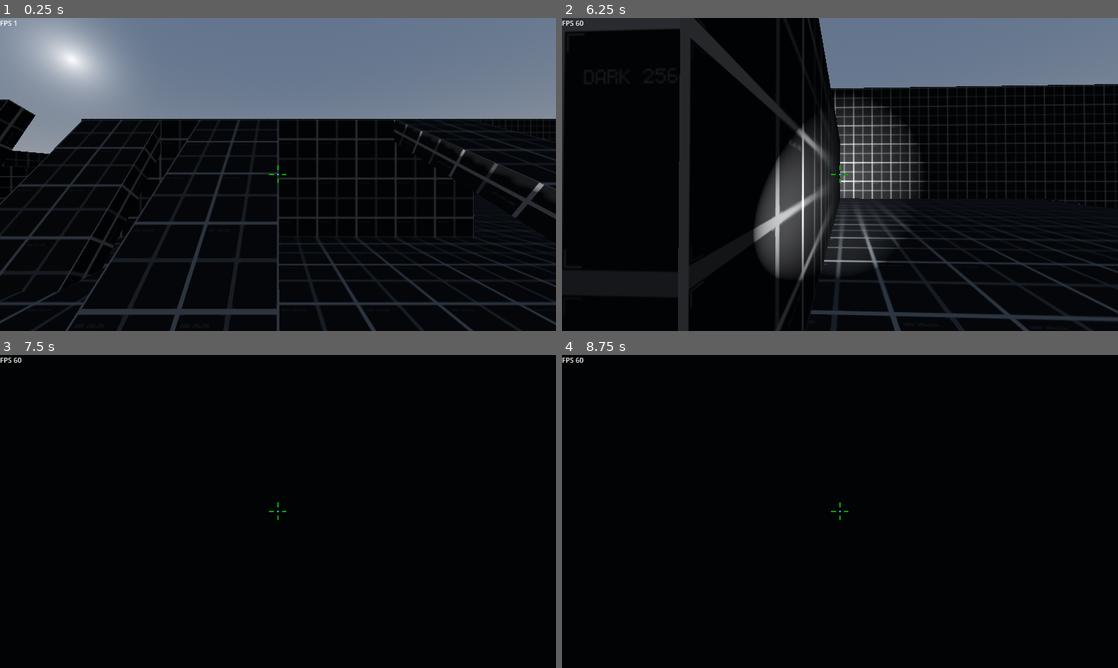
Above: before the commit, frames 1-4 (two rows, left to right).
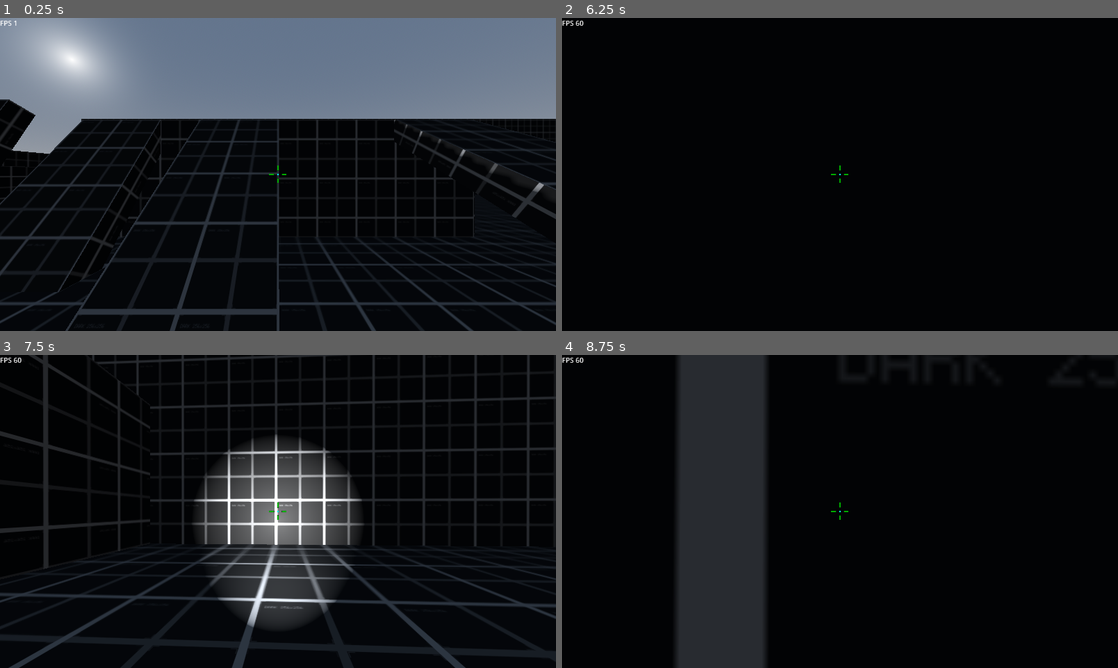
Above: after the commit, the same moments.

Repository: rbarongr/GodotFirstPersonController
Game: Godot game, scene res://Scenes/sandbox.tscn
The game is run twice, just before and just after one commit, with the same random seed, the same clock (stepped at 60 frames per second) and the same inputs.
Inputs (mouse positions are in pixels of both pictures, inside the frame that each line leads up to):
- Up to frame 1 (0.25 s): no input
- Up to frame 2 (6.25 s): tap Enter at 0.5, 5.75 s; move the mouse to (867, 174) at 0.52 s; hold Ctrl (move_crouch) 0.53-1.28 s; hold W (move_forward) 0.53-5.78 s; tap Space (jump_default) at 0.77, 1.52, 2.75, 3.02, 3.77, 4.52, 6.02 s; tap Shift (move_walk) at 0.8, 1.35, 3.8 s; move the mouse to (812, 174) at 1.27 s; tap Ctrl (move_crouch) at 1.55, 3.05, 4.35, 6.05 s; move the mouse to (851, 168) at 2.02 s; hold Shift (move_walk) 2.03-2.78 s; tap F (flashlight_toggle) at 2.1 s; move the mouse to (834, 180) at 2.77 s; tap Mouse wheel down (mouse_wheel_down) at 2.85 s; move the mouse to (878, 177) at 3.52 s; hold Mouse wheel up (mouse_wheel_up) 3.53-4.28 s; move the mouse to (795, 171) at 4.27 s; move the mouse to (845, 174) at 5.02 s; hold Shift (move_walk) 5.03-5.78 s; move the mouse to (817, 168) at 5.77 s; hold D (move_right) from 5.78 s (still down); tap Caps Lock (swim_fly_toggle) at 5.85 s
- Up to frame 3 (7.5 s): move the mouse to (305, 511) at 6.52 s; release D (move_right) at 6.53 s; hold Ctrl (move_crouch) 6.53-7.28 s; hold W (move_forward) from 6.53 s (still down); tap Space (jump_default) at 6.77 s; tap Shift (move_walk) at 6.8, 7.35 s; move the mouse to (250, 511) at 7.27 s
- Up to frame 4 (8.75 s): keep holding W (move_forward); tap Space (jump_default) at 7.52 s; tap Ctrl (move_crouch) at 7.55 s; move the mouse to (851, 505) at 8.02 s; hold Shift (move_walk) from 8.03 s (still down); tap F (flashlight_toggle) at 8.1 s

The runs differ from the first frame. In frame 2, 31% of the frame differs, in the area x 0-100%, y 0-100%; in frame 3, 24%; in frame 4, 16%.

Commit message:
reimplementing swimming up and down

Diff:
--- a/Player/player.gd
+++ b/Player/player.gd
@@ -15,7 +15,8 @@
 @export_range(0, 10, 1) var height_default: float = 1.5
 @export_range(0, 10, 1) var height_crouched: float = 0.5
 
-@export_range(10, 400, 1) var acceleration: float = 400 #10000 # m/s^2
+@export_range(10, 400, 1) var acceleration_land: float = 400 #10000 # m/s^2
+@export_range(10, 400, 1) var acceleration_water: float = 200
 @export_range(0.01, 10, 1) var water_drag: float = 1 # the deceleration when the player jumps into water
 
 @export_range(0.1, 3.0, 0.1) var jump_height_default: float = 2 # m
@@ -56,6 +57,7 @@
 enum JumpStates {
 	NO,      # not jumping
 	DEFAULT, # slow upjump
+	DOWN,    # slow downjump (swimming only)
 	HIGH,    # fast upjump
 	HOLD     # stopping your falling, holding you in the air at current height
 }
@@ -98,12 +100,18 @@
 		else:
 			speed_state_current = SpeedStates.RUN
 	if Input.is_action_pressed("move_crouch"):
-		speed_state_current = SpeedStates.CROUCH
+		if movement_state_current == MovementStates.SWIM:
+			jump_state_current = JumpStates.DOWN
+		else:
+			speed_state_current = SpeedStates.CROUCH
 	if Input.is_action_just_released("move_crouch"):
-		if Input.is_action_pressed("move_walk"):
-			speed_state_current = SpeedStates.WALK
-		else:
-			speed_state_current = SpeedStates.RUN
+		if movement_state_current == MovementStates.SWIM:
+			jump_state_current = JumpStates.NO
+		else:
+			if Input.is_action_pressed("move_walk"):
+				speed_state_current = SpeedStates.WALK
+			else:
+				speed_state_current = SpeedStates.RUN
 
 	if Input.is_action_just_pressed("jump_default"):
 		if movement_state_current == MovementStates.LAND:
@@ -161,7 +169,7 @@
 	if movement_state_current == MovementStates.LAND:
 		var _forward: Vector3 = camera_fp.transform.basis * Vector3(move_dir.x, 0, move_dir.y)
 		var walk_dir: Vector3 = Vector3(_forward.x, 0, _forward.z).normalized()
-		walk_vel = walk_vel.move_toward(walk_dir * speed * move_dir.length(), acceleration * delta)
+		walk_vel = walk_vel.move_toward(walk_dir * speed * move_dir.length(), acceleration_land * delta)
 
 	elif movement_state_current == MovementStates.LADDER_LAND_ATTACHED:
 		movement_state_current = MovementStates.LADDER_LAND
@@ -186,7 +194,7 @@
 
 		var _forward: Vector3 = camera_fp.transform.basis * Vector3(move_dir.x, 0, move_dir.y)
 		var walk_dir: Vector3 = Vector3(_forward.x, _forward.y, _forward.z).normalized()
-		walk_vel = walk_vel.move_toward(walk_dir * speed * move_dir.length(), acceleration * delta)
+		walk_vel = walk_vel.move_toward(walk_dir * speed * move_dir.length(), acceleration_water * delta)
 
 	elif movement_state_current == MovementStates.FLY:
 		pass
@@ -208,7 +216,7 @@
 func player_walk_ladder(delta: float) -> Vector3:
 	var _forward: Vector3 = camera_fp.transform.basis * Vector3(move_dir.x, 0, 0)
 	var walk_dir: Vector3 = Vector3(_forward.x, -1 * move_dir.y, _forward.z).normalized()
-	return walk_vel.move_toward(walk_dir * speed * move_dir.length(), acceleration * delta)
+	return walk_vel.move_toward(walk_dir * speed * move_dir.length(), acceleration_land * delta)
 
 func _gravity(delta: float) -> Vector3:
 	if movement_state_current == MovementStates.LAND:
@@ -230,8 +238,6 @@
 	elif movement_state_current == MovementStates.FLY:
 		pass
 
-	print("# ", grav_vel)
-
 	return grav_vel
 
 func _jump(delta: float) -> Vector3:
@@ -272,7 +278,7 @@
 				# launch the player backwards away from the ladder
 				var _forward: Vector3 = camera_fp.transform.basis * Vector3(0, 1, 0)
 				var walk_dir: Vector3 = Vector3(_forward.x, 0, _forward.z).normalized()
-				jump_vel = walk_vel.move_toward(walk_dir * speed, acceleration * delta)
+				jump_vel = walk_vel.move_toward(walk_dir * speed, acceleration_land * delta)
 
 			elif movement_state_current == MovementStates.LADDER_WATER:
 				movement_state_current = MovementStates.SWIM
@@ -285,35 +291,39 @@
 		#jump_vel = walk_vel.move_toward(walk_dir * swim_vertical_default, acceleration * delta/2)
 
 	elif movement_state_current == MovementStates.SWIM:
-		# dont bounce around on the water surface as in halflife1
+		# dont bounce around on the water surface as in halflife1 ...
 		if jump_state_current == JumpStates.NO:
-			print("nojump")
-			#jump_vel = calc_jump_vel_nojump(delta)
+			jump_vel = calc_jump_vel_nojump(delta)
+
 		elif jump_state_current == JumpStates.DEFAULT:
-			print("jump")
 			if not raycast_down_swim.is_colliding():
 				var walk_dir: Vector3 = Vector3(0, 1, 0).normalized()
-				jump_vel = walk_vel.move_toward(walk_dir * swim_vertical_default, acceleration * delta)
+				jump_vel = jump_vel.move_toward(walk_dir * swim_vertical_default, acceleration_water * delta)
 
 			else:
 				# jump of the water surface
 				jump_vel = calc_jump_vel_default()
 
+		elif jump_state_current == JumpStates.DOWN:
+			var walk_dir: Vector3 = Vector3(0, -1, 0).normalized()
+			jump_vel = jump_vel.move_toward(walk_dir * swim_vertical_default, acceleration_water * delta)
+
 		elif jump_state_current == JumpStates.HIGH:
 			var walk_dir: Vector3 = Vector3(0, 1, 0).normalized()
-			jump_vel = walk_vel.move_toward(walk_dir * swim_vertical_fast, acceleration * delta)
-
+			jump_vel = jump_vel.move_toward(walk_dir * swim_vertical_fast, acceleration_water * delta)
+
+		"""
 		if speed_state_current != SpeedStates.CROUCH and jump_state_current != JumpStates.DEFAULT:
 			#jump_vel = Vector3.ZERO
 			jump_vel = calc_jump_vel_nojump(delta)
 		elif speed_state_current == SpeedStates.CROUCH:
 			var walk_dir: Vector3 = Vector3(0, -1, 0).normalized()
-			jump_vel = walk_vel.move_toward(walk_dir * swim_vertical_default, acceleration * delta)
+			jump_vel = jump_vel.move_toward(walk_dir * swim_vertical_default, acceleration_water * delta)
+		"""
 
 	elif movement_state_current == MovementStates.FLY:
 		pass
 
-	print("jump_vel: ", jump_vel)
 	return jump_vel
 
 func calc_jump_vel_nojump(delta: float) -> Vector3:
Binary file changed: Assets/crosshair.png
Not shown: 4 places in Player/player.tscn that only renumber resources
Not shown: 1 places in Scenes/ladder.tscn that only renumber resources
Not shown: 4 places in Scenes/sandbox.tscn that only renumber resources
Not shown: 1 places in Scenes/water_surface.tscn that only renumber resources
